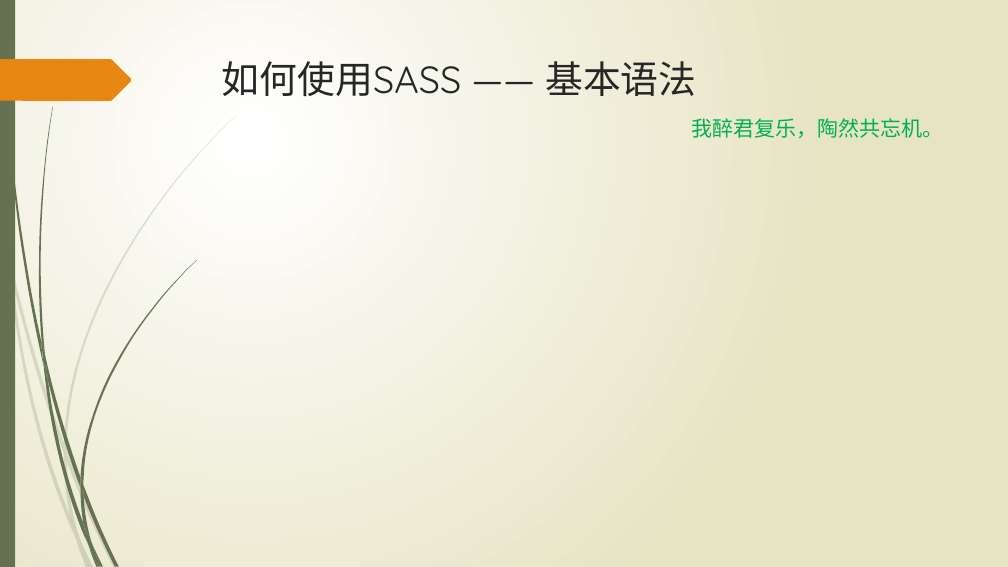
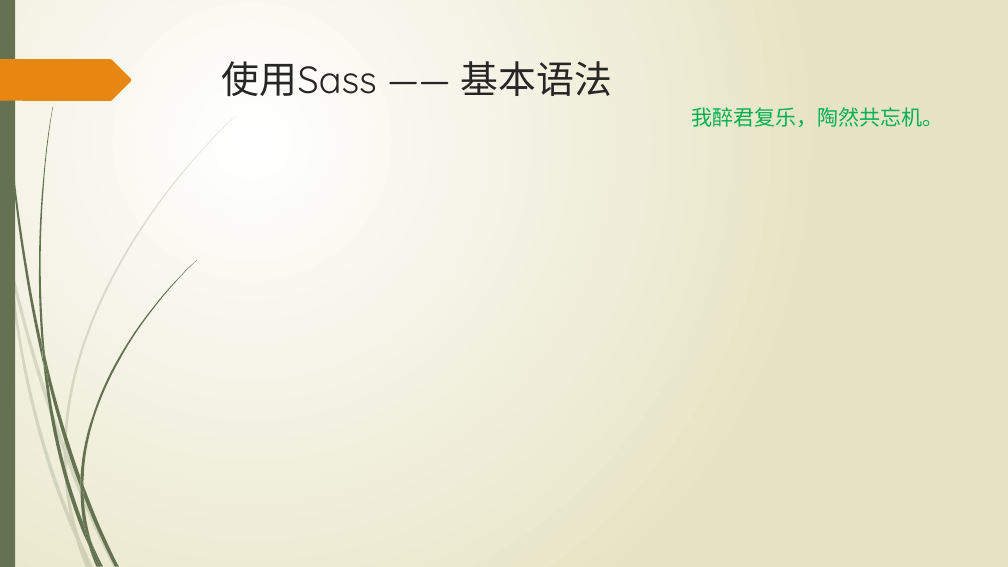
Before and after one commit to wangweihui/sassdemo, a slide deck: slide 8 of SASS愈行愈远.pptx (slide 7 before the commit). Drawn at 1008x567 pixels with LibreOffice and Linux fonts; fonts in the diff are those of the drawing. Boxes give left, top, right and bottom in pixels: in the first picture for what was removed or moved away, otherwise in the second. Text is boxed around its words. In the diff, an @@ line names an element or a change of style, - is before the commit and + after.

```diff
--- a/SASS愈行愈远.pptx
+++ b/SASS愈行愈远.pptx
@@ title at bbox=[222, 61, 612, 96]: text changed @@
-如何使用SASS —— 基本语法
+使用Sass —— 基本语法
@@ text "我醉君复乐，陶然共忘机。": place and size @@
-text "我醉君复乐，陶然共忘机。" at bbox=[691, 118, 943, 138]
+text "我醉君复乐，陶然共忘机。" at bbox=[691, 107, 943, 127]
```
Also in this commit, not shown: 5 other slides changed, 1 slide added.
